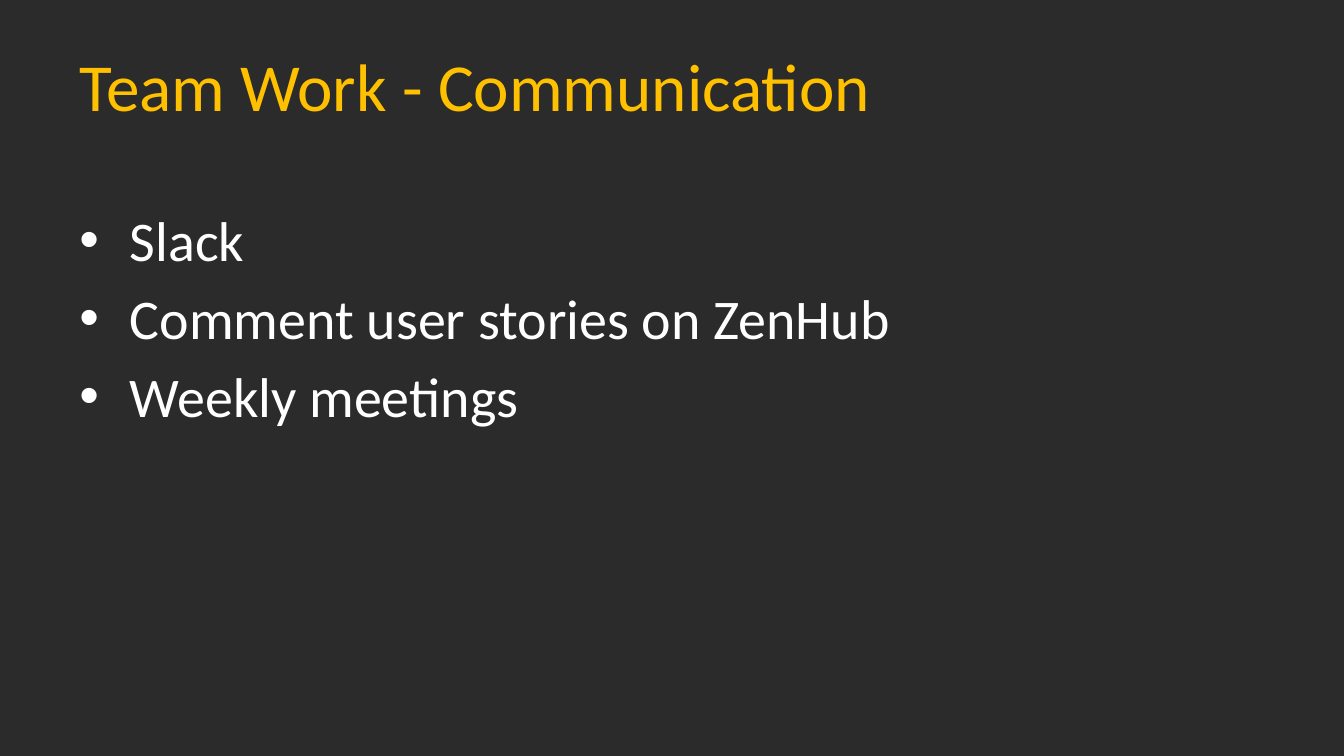
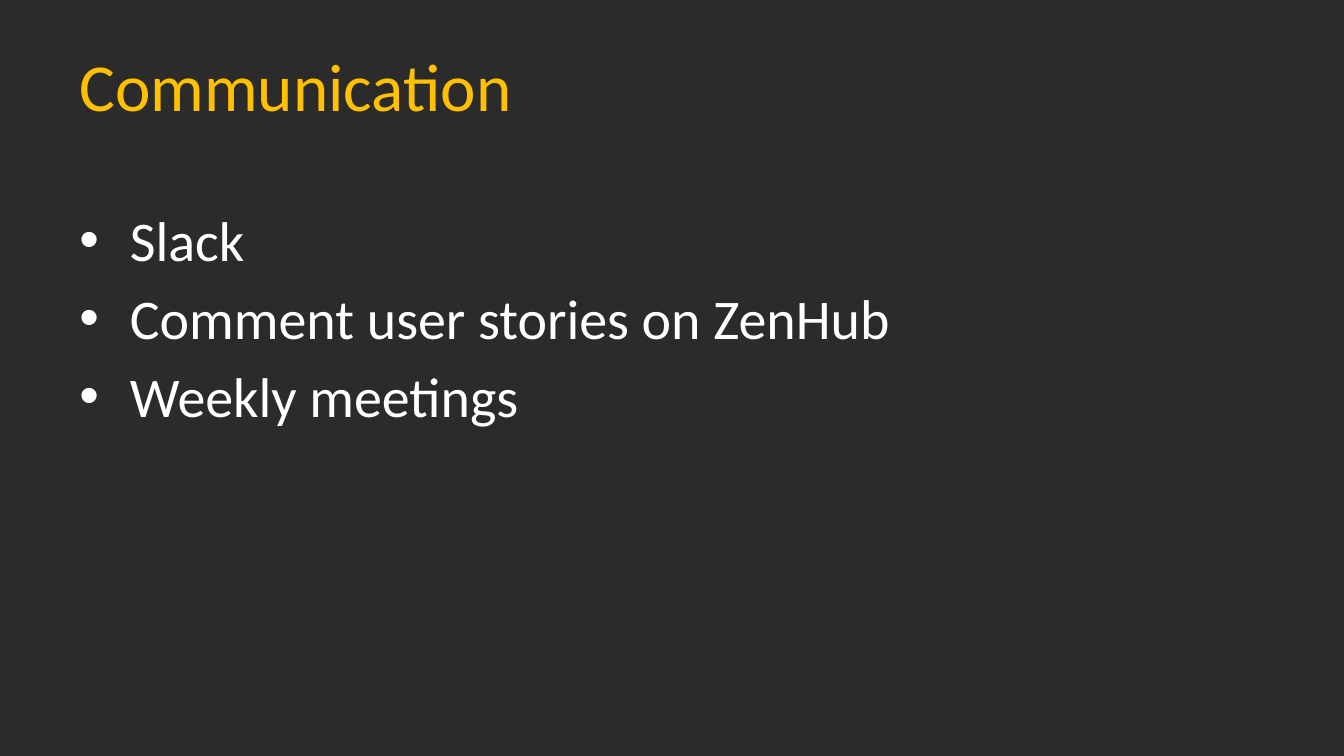
Before and after one commit to Dean161/Timebox, a slide deck: slide 5 of Publishments/03_Presentations/01_TeamPresentation.pptx. Drawn at 1344x756 pixels with LibreOffice and Linux fonts; fonts in the diff are those of the drawing; background and template pictures are left out; a plain dark background stands for a picture behind light text. Boxes give left, top, right and bottom in pixels: in the first picture for what was removed or moved away, otherwise in the second. Text is boxed around its words. In the diff, an @@ line names an element or a change of style, - is before the commit and + after.

Commit message:
updated presentation

```diff
--- a/Publishments/03_Presentations/01_TeamPresentation.pptx
+++ b/Publishments/03_Presentations/01_TeamPresentation.pptx
@@ title at [79, 64, 511, 112]: text changed @@
-Team Work - Communication
+Communication
```
Also in this commit, not shown: 2 other slides changed.
